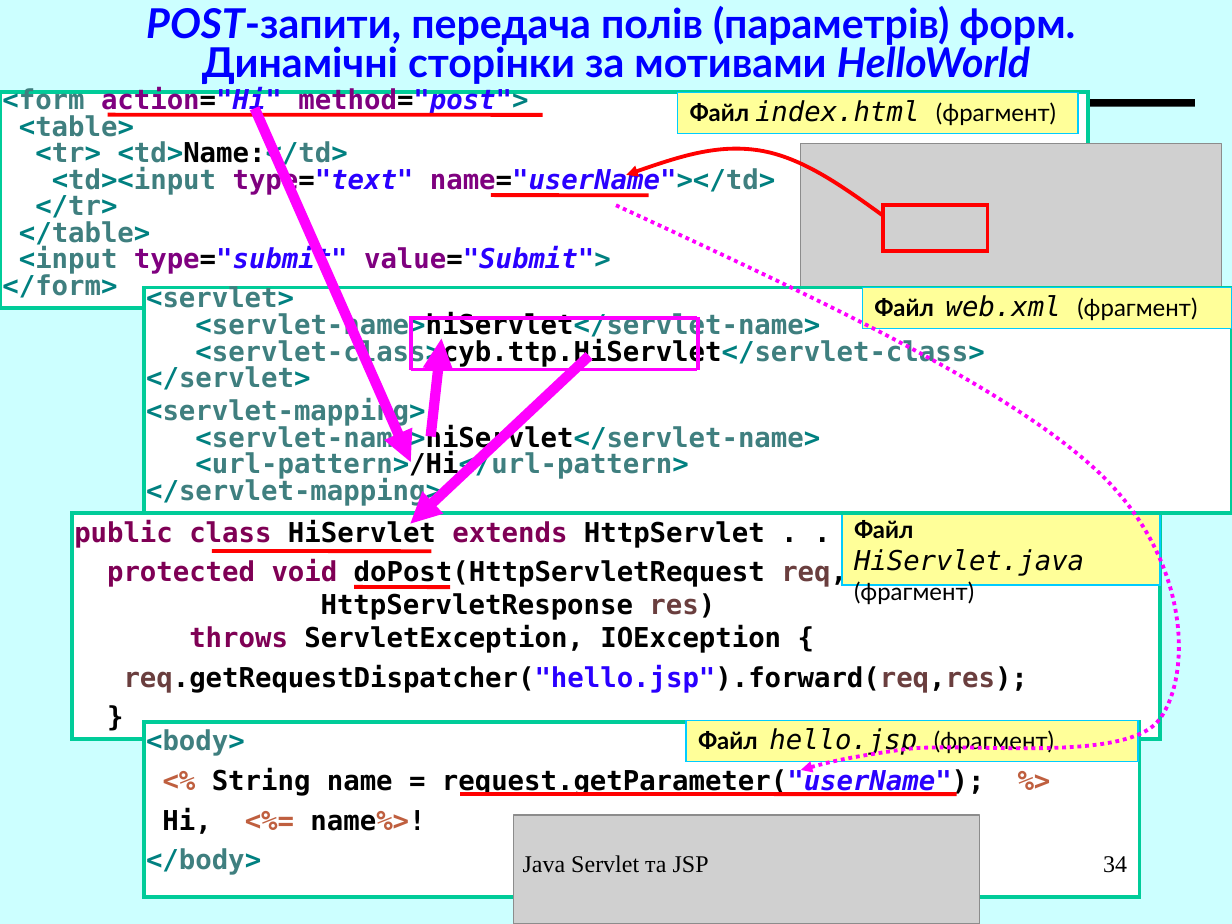
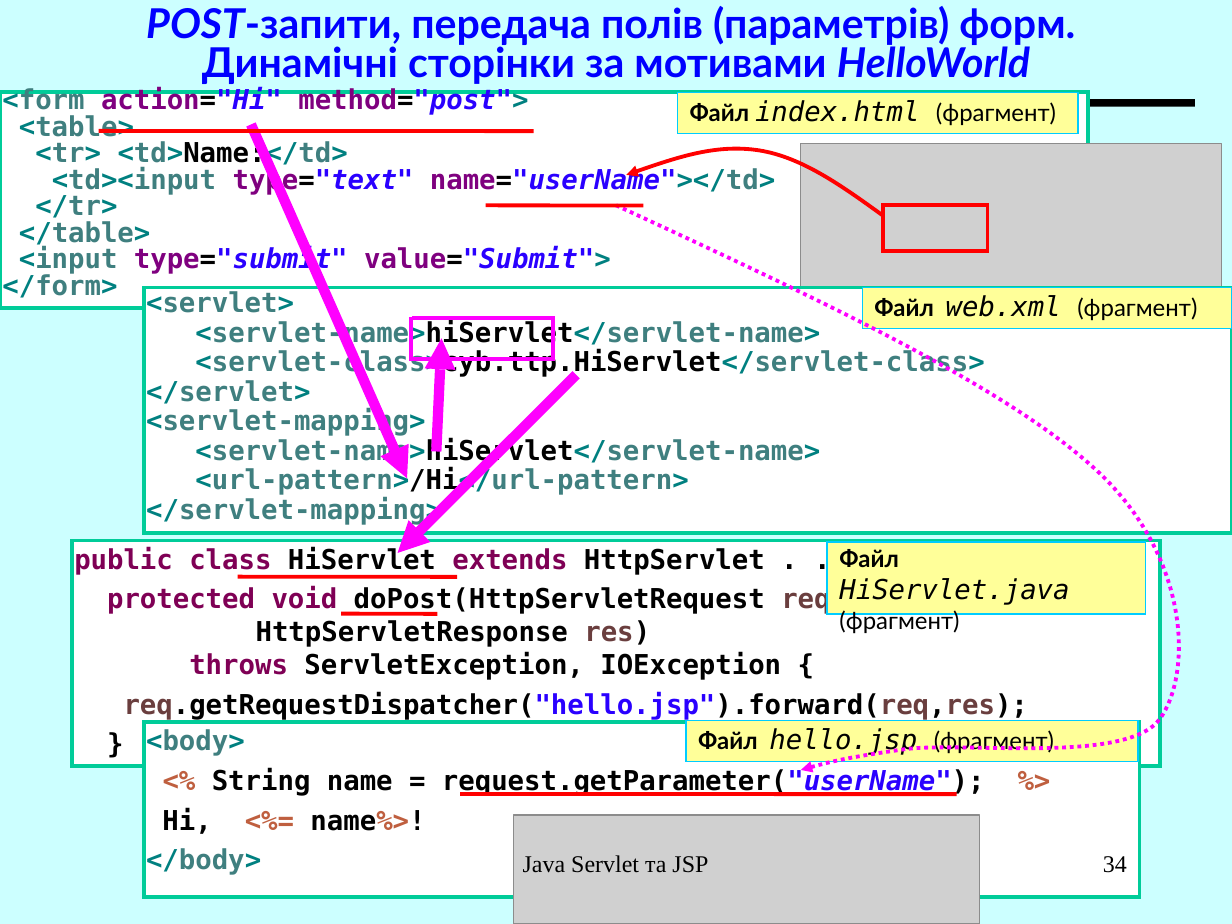
Before and after one commit to magistrs2016/magistrs2016.github.io, a slide deck: slide 34 of it/it_demo05/W41_JSP_(52)_2017.ppt. Drawn at 1232x924 pixels with LibreOffice and Linux fonts; fonts in the diff are those of the drawing; grey boxes stand for pictures. Boxes give left, top, right and bottom in pixels: in the first picture for what was removed or moved away, otherwise in the second. Text is boxed around its words. In the diff, an @@ line names an element or a change of style, - is before the commit and + after.

```diff
--- a/it/it_demo05/W41_JSP_(52)_2017.ppt
+++ b/it/it_demo05/W41_JSP_(52)_2017.ppt
@@ line moved from (110, 115) - (541, 115) to (101, 131) - (532, 131) @@
@@ arrow moved from (256, 113) - (410, 462) to (253, 129) - (407, 478) @@
@@ line moved from (493, 195) - (647, 196) to (488, 206) - (642, 206) @@
@@ rectangle "<servlet>": place and size @@
-rectangle "<servlet>" at <box>144,287,1232,513</box>
+rectangle "<servlet>" at <box>144,287,1232,533</box>
@@ rectangle "<servlet>" at <box>144,287,1232,533</box>: line spacing 0.7 to 0.9; less space between paragraphs; line spacing 0.6 to 0.9 @@
@@ rectangle: place and size @@
-rectangle at <box>410,318,697,370</box>
+rectangle at <box>410,318,552,359</box>
@@ arrow moved from (431, 431) - (441, 339) to (436, 446) - (441, 339) @@
@@ arrow moved from (585, 360) - (410, 524) to (573, 378) - (398, 553) @@
@@ rectangle "public class HiServlet extends HttpServlet ...": place and size @@
-rectangle "public class HiServlet extends HttpServlet ..." at <box>71,514,1159,739</box>
+rectangle "public class HiServlet extends HttpServlet ..." at <box>71,541,1159,766</box>
@@ rectangle "Файл HiServlet.java (фрагмент)": place and size @@
-rectangle "Файл HiServlet.java (фрагмент)" at <box>841,514,1159,585</box>
+rectangle "Файл HiServlet.java (фрагмент)" at <box>828,542,1146,614</box>
@@ line moved from (214, 551) - (430, 551) to (239, 577) - (455, 577) @@
@@ line moved from (356, 586) - (448, 588) to (342, 614) - (435, 614) @@
```
Also in this commit, not shown: 9 other slides changed.
